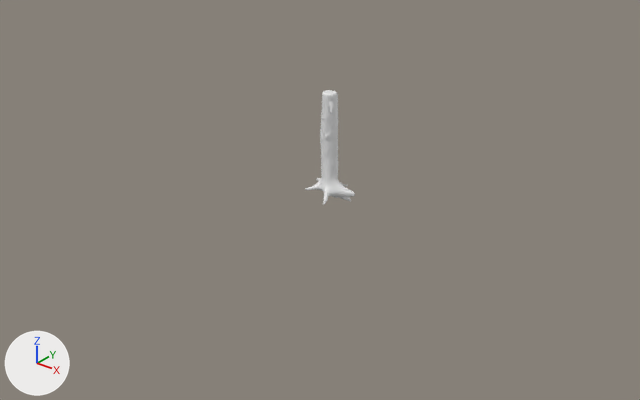
What one commit did to the Blender file MegaCourse/008SubdivSculpting/002_TreeRoots.blend.
Rendered twice from a 50 mm lens placed at (38.9, -49.9, 29.6), pointed at (0.9, -2.4, 0.2). Every picture has the same lights, and +X, +Y and +Z are marked at lower left.
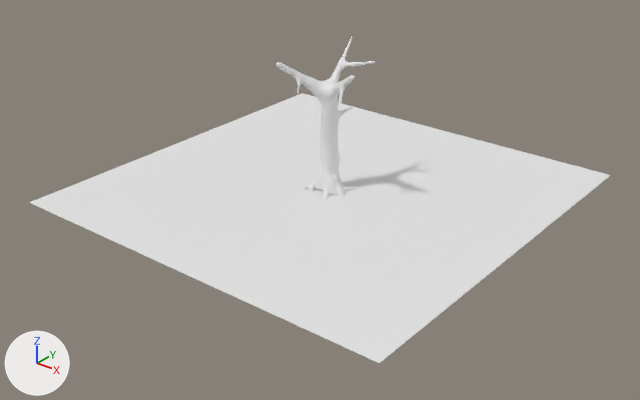
Location of each change, (x1, y1, x2, y2) in pixels of the pictures (640 x 400 px):
'Plane', added
    after: (29, 93, 610, 363)
'Cylinder', reshaped (96% wider, 43% taller)
    before: (305, 90, 355, 205)
    after: (276, 37, 375, 202)

The change, as a diff of the scene's bpy script:
```diff
--- a/MegaCourse/008SubdivSculpting/002_TreeRoots.blend.py
+++ b/MegaCourse/008SubdivSculpting/002_TreeRoots.blend.py
@@ me_cylinder_001 @@
 # used by ob_cylinder; location = (0.0, 0.0, 1.02)
-me_cylinder_001.from_pydata(...)  # 12093 vertices, 24178 faces; spans x -2.09..2.3, y -2.24..2.03, z -2.03..6.93
+me_cylinder_001.from_pydata(...)  # 19798 vertices, 39588 faces; spans x -2.77..3.24, y -2.99..3.47, z -1.9..10.31
+# me_cylinder_001 part 1: 43 vertices moved within x -0.74..0.95, y -0.66..1.12, z -1.39..6.3; 8801 vertices removed from x -2.09..2.3, y -2.24..2.03, z -2.03..6.93; 16506 vertices added at x -2.77..3.24, y -2.99..3.47, z -1.9..10.31
@@ me_plane @@
+me_plane.from_pydata([(-1.0, -1.0, 0.0), (1.0, -1.0, 0.0), (-1.0, 1.0, 0.0), (1.0, 1.0, 0.0)], [], [(0, 1, 3, 2)])
@@ ob_plane @@
+ob_plane = bpy.data.objects.new('Plane', me_plane)
+ob_plane.location = (0.0, 0.0, 0.0)
+ob_plane.scale = (16.3, 16.3, 16.3)
```
